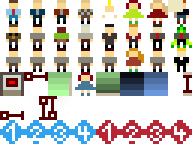
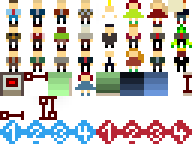
Revision of a layered 192×144 image; what changed, layer by layer:
painted on "sprites.png" over [9, 33, 186, 69]
